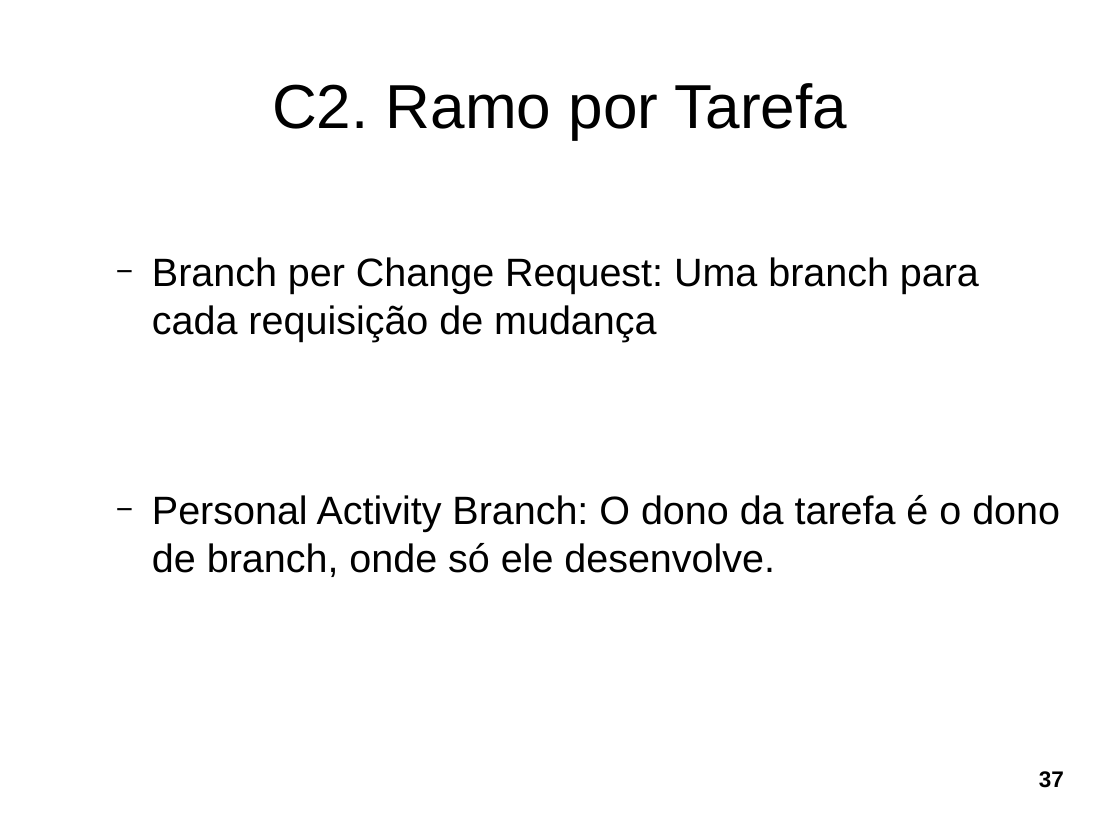
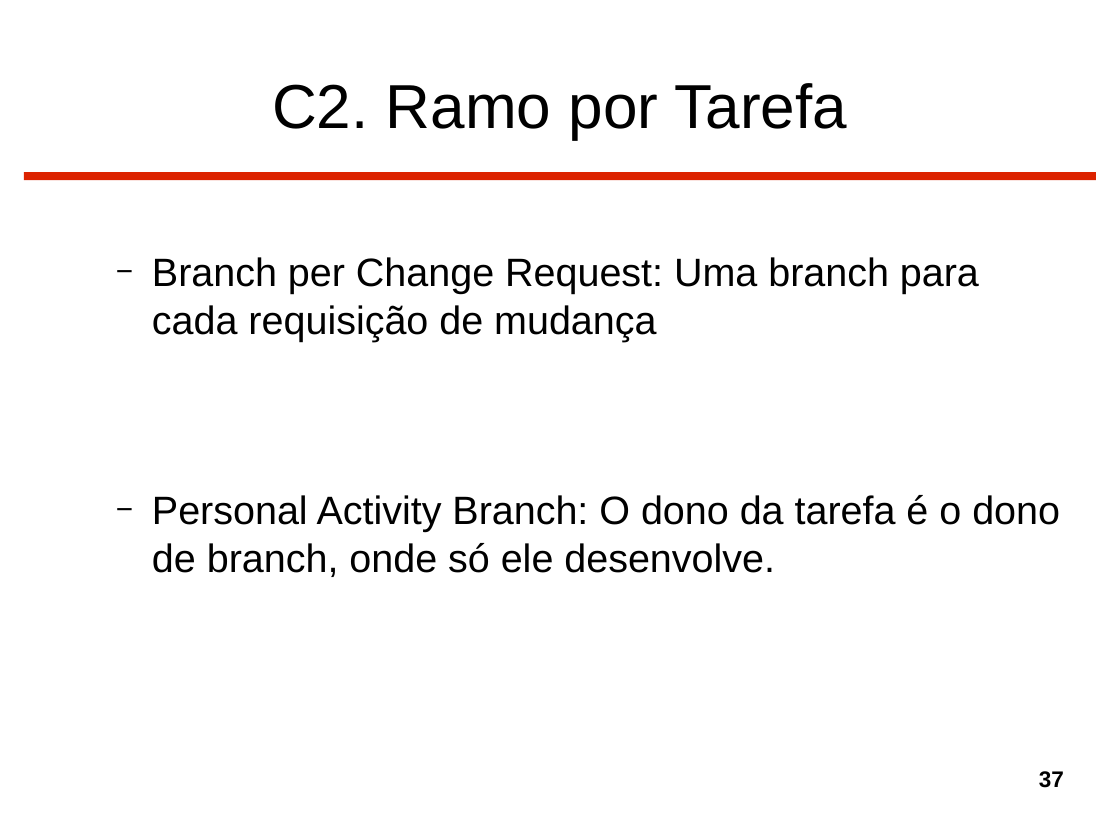
Before and after one commit to gtessa/gc20131_leitura_5, a slide deck: slide 37 of Completo.odp. Drawn at 1120x840 pixels with LibreOffice and Linux fonts; fonts in the diff are those of the drawing. Boxes give left, top, right and bottom in pixels: in the first picture for what was removed or moved away, otherwise in the second. Text is boxed around its words. In the diff, an @@ line names an element or a change of style, - is before the commit and + after.

```diff
--- a/Completo.odp
+++ b/Completo.odp
@@ line added from (24, 176) to (1097, 176), #DC2300 5.67 pt @@
```
Also in this commit, not shown: 77 other slides changed.
